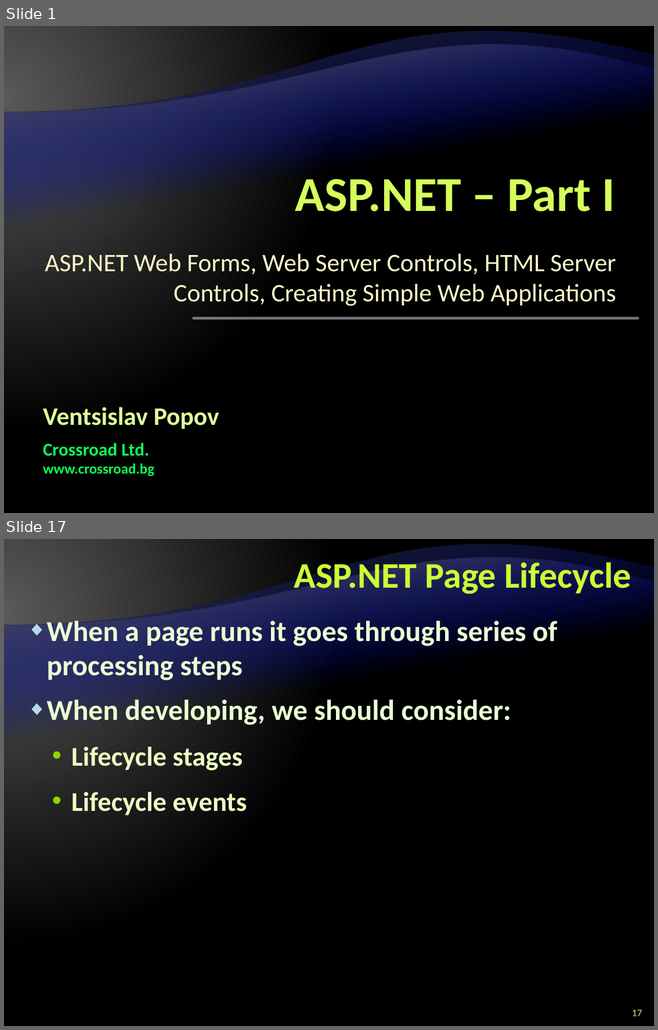
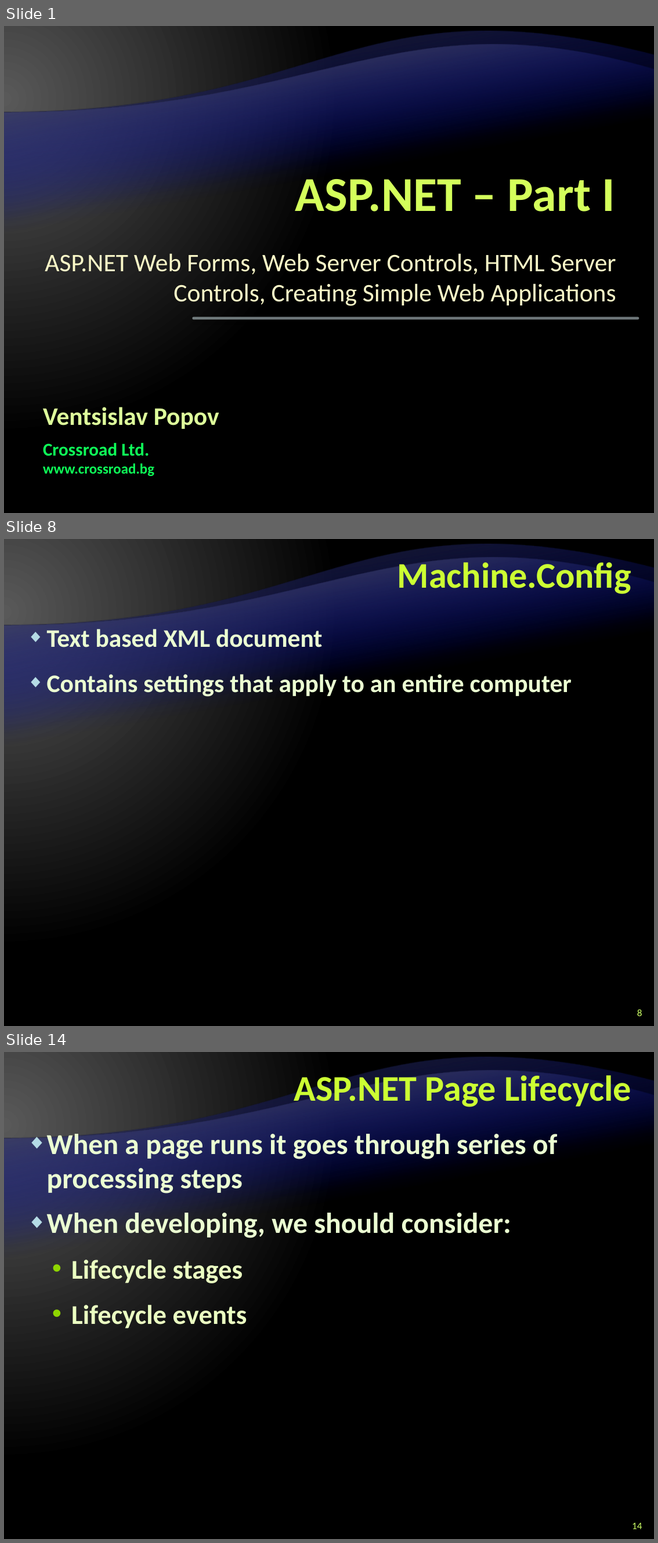
Before and after one commit to Graveheart/aspnetcourse, a slide deck: lectures/8. ASP.NET – Part I.pptx. Shown one above the other, each under a label of ours: slides 1 and 17 before the commit, slides 1, 8 and 14 after it; the slides between them are not shown. The pictures are 658x1030 and 658x1543 pixels, drawn with LibreOffice and Linux fonts; fonts in the diff are those of the drawing; background and template pictures are left out. Boxes give left, top, right and bottom in pixels: in the first picture for what was removed or moved away, otherwise in the second. Text is boxed around its words. In the diff, an @@ line names an element or a change of style, - is before the commit and + after.

```diff
--- a/lectures/8. ASP.NET – Part I.pptx
+++ b/lectures/8. ASP.NET – Part I.pptx
@@ slide 8 added at bbox=[4, 539, 654, 1026], background gradient #595959 to #000000; not listed: 2 template elements that a slide beside it also shows @@
@@ title added at bbox=[397, 558, 631, 594], 40 pt, text #CCFF33, bold @@
+Machine.Config
@@ text added at bbox=[47, 629, 571, 699], 28 pt, text #EBFFD2, bold @@
+◆ Text based XML document
+◆ Contains settings that apply to an entire computer
@@ page number added at bbox=[637, 1009, 642, 1016], 11 pt, text #CCFF66 @@
+8
@@ what was slide 17 is now slide 14 @@
@@ page number at bbox=[632, 1523, 641, 1529]: text changed @@
-17
+14
```
Also in this commit, not shown: 3 slides changed, 23 other slides added, 1 slide removed.
